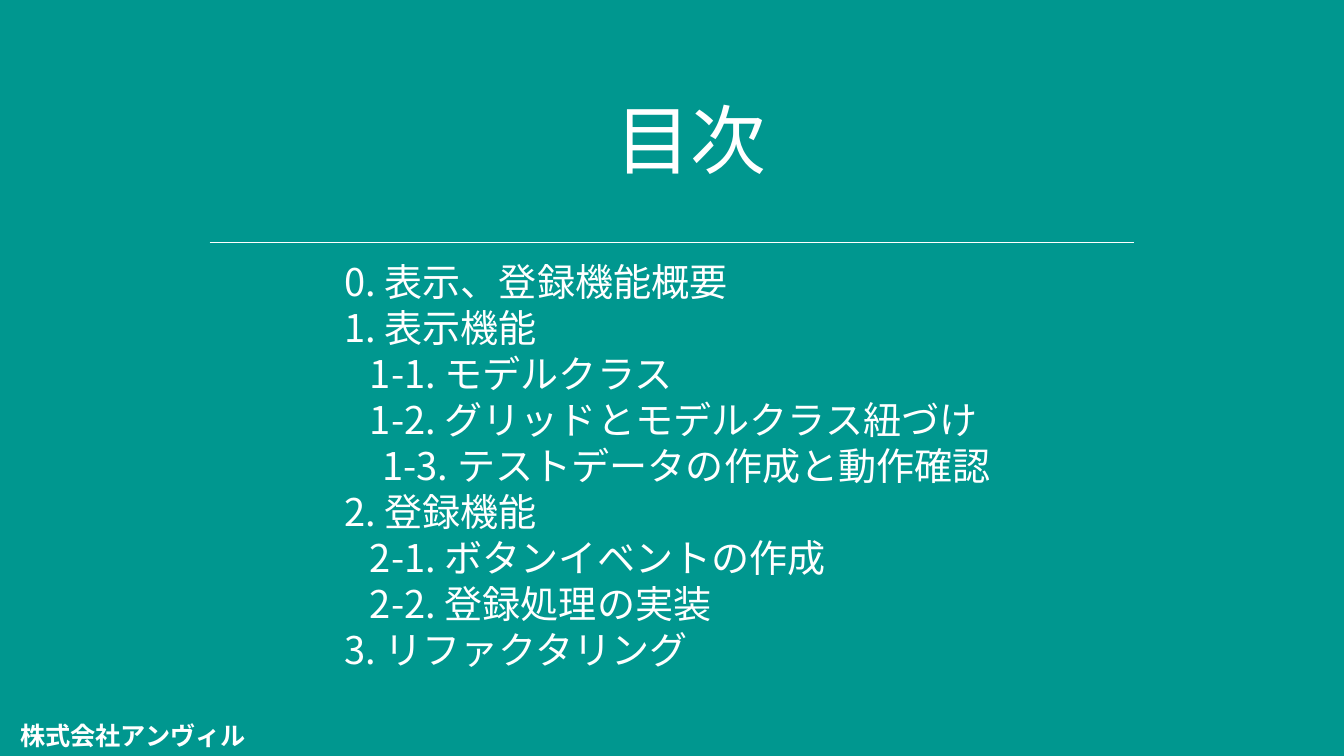
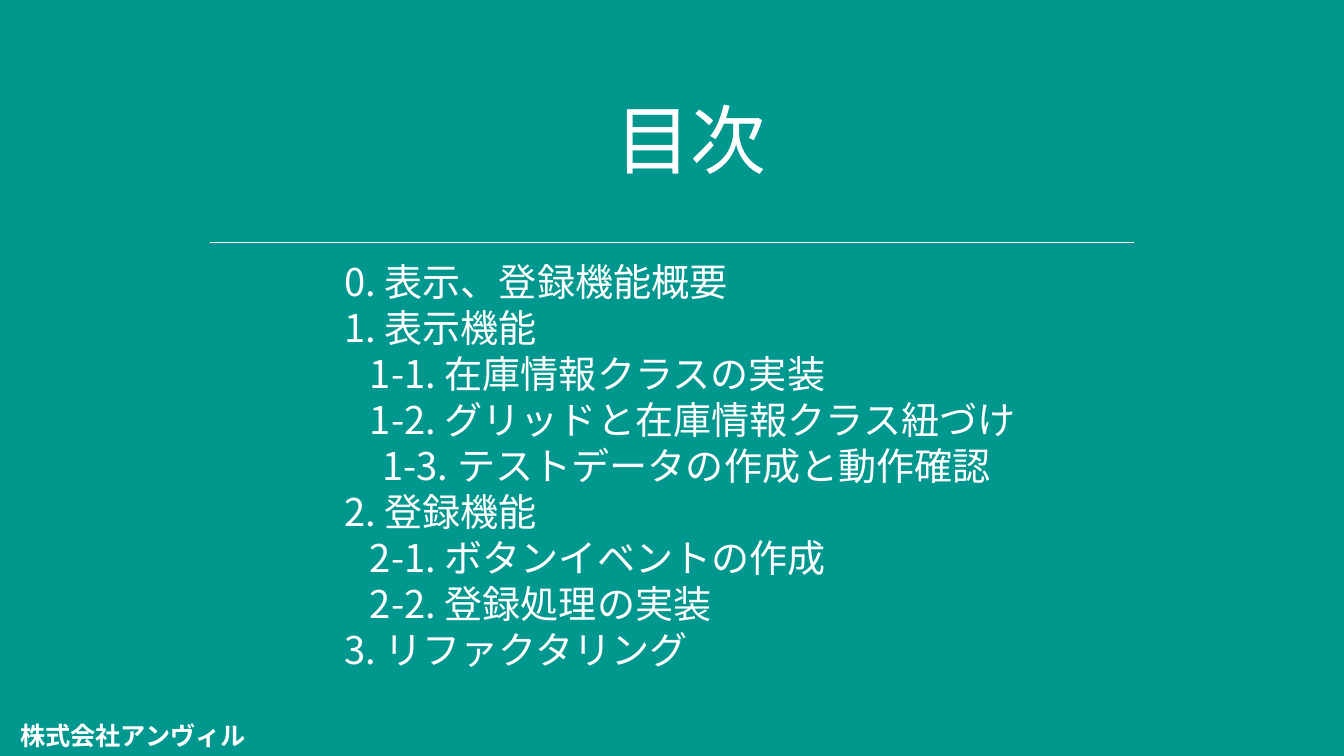
Before and after one commit to simada-anvil/trainingSample, a slide deck: slide 2 of trainingSample/[Anvil]プログラミング入門(仮題) (第1.0版) .pptx. Drawn at 1344x756 pixels with LibreOffice and Linux fonts; fonts in the diff are those of the drawing. Boxes give left, top, right and bottom in pixels: in the first picture for what was removed or moved away, otherwise in the second. Text is boxed around its words. In the diff, an @@ line names an element or a change of style, - is before the commit and + after.

```diff
--- a/trainingSample/[Anvil]プログラミング入門(仮題) (第1.0版) .pptx
+++ b/trainingSample/[Anvil]プログラミング入門(仮題) (第1.0版) .pptx
@@ text at (370, 356, 1016, 437): text changed @@
-1-1. モデルクラス
-1-2. グリッドとモデルクラス紐づけ
+1-1. 在庫情報クラスの実装
+1-2. グリッドと在庫情報クラス紐づけ
```
Also in this commit, not shown: 4 other slides changed, 2 slides added, 1 slide removed, 1 other file.
